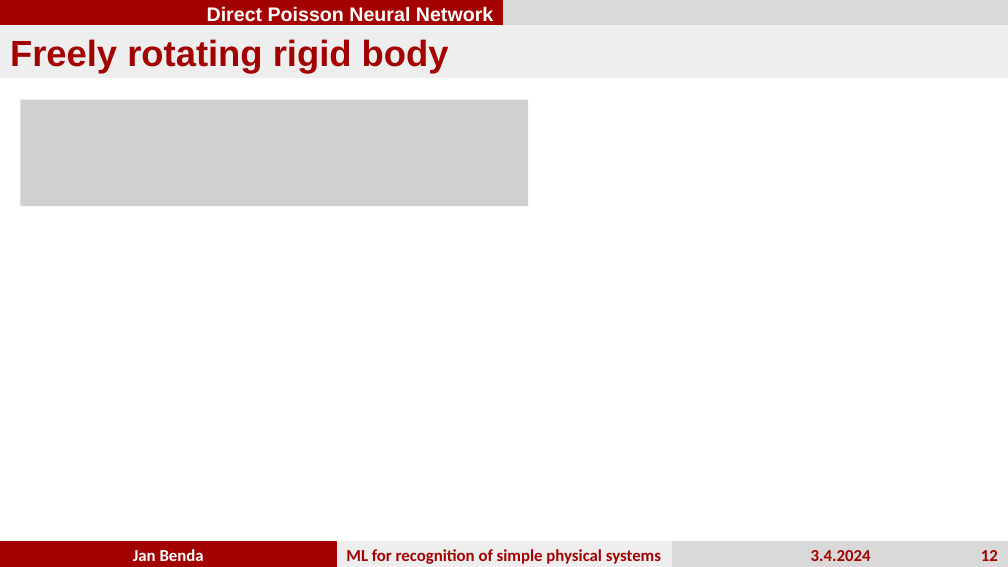
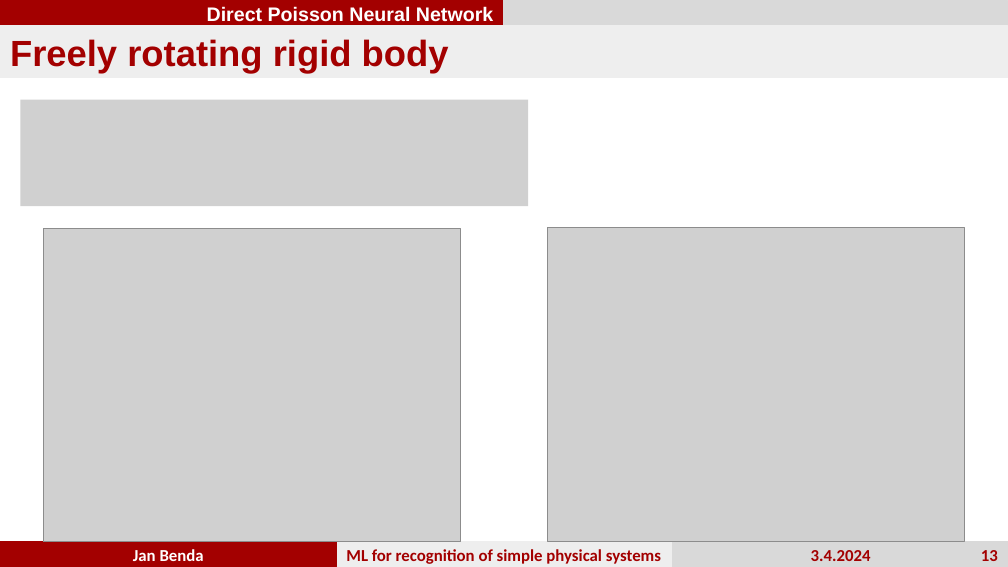
Before and after one commit to JanBenda123/direct-Poisson-neural-networks, a slide deck: slide 13 of Prezentace_na_obhajobu.pptx (slide 12 before the commit). Drawn at 1008x567 pixels with LibreOffice and Linux fonts; fonts in the diff are those of the drawing; grey boxes stand for pictures. Boxes give left, top, right and bottom in pixels: in the first picture for what was removed or moved away, otherwise in the second. Text is boxed around its words. In the diff, an @@ line names an element or a change of style, - is before the commit and + after.

```diff
--- a/Prezentace_na_obhajobu.pptx
+++ b/Prezentace_na_obhajobu.pptx
@@ picture added at (x1=43, y1=229, x2=461, y2=542) @@
@@ picture added at (x1=547, y1=228, x2=965, y2=541) @@
@@ page number at (x1=981, y1=550, x2=998, y2=561): text changed @@
-12
+13
```
Also in this commit, not shown: 9 other slides changed, 1 slide added.
